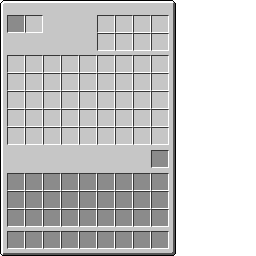
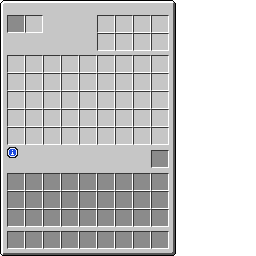
Comparing the layer stacks of the two w=256, h=256 images. Changes:
painted on "Mockup" over [7, 147, 18, 158]
